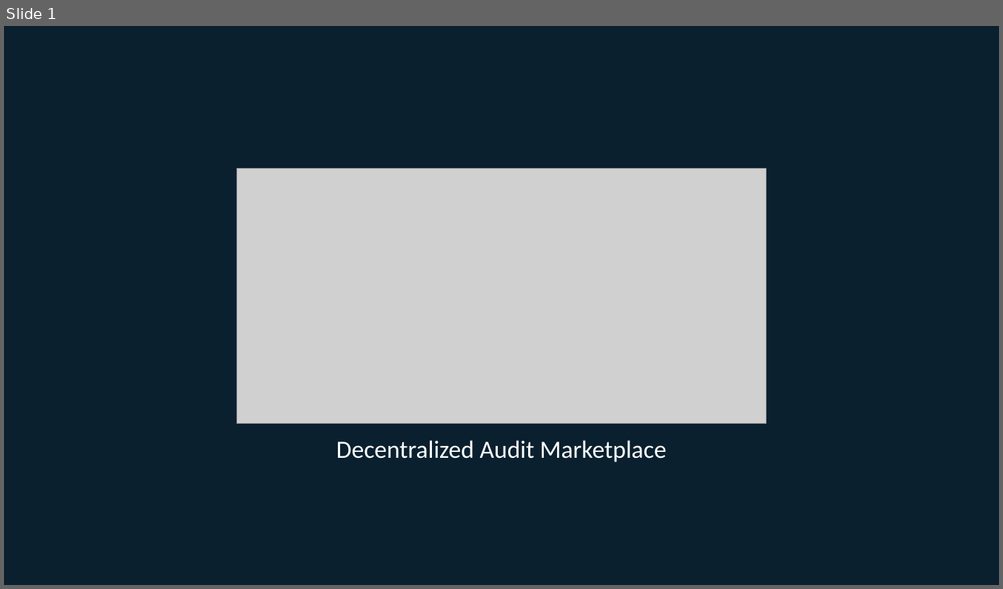
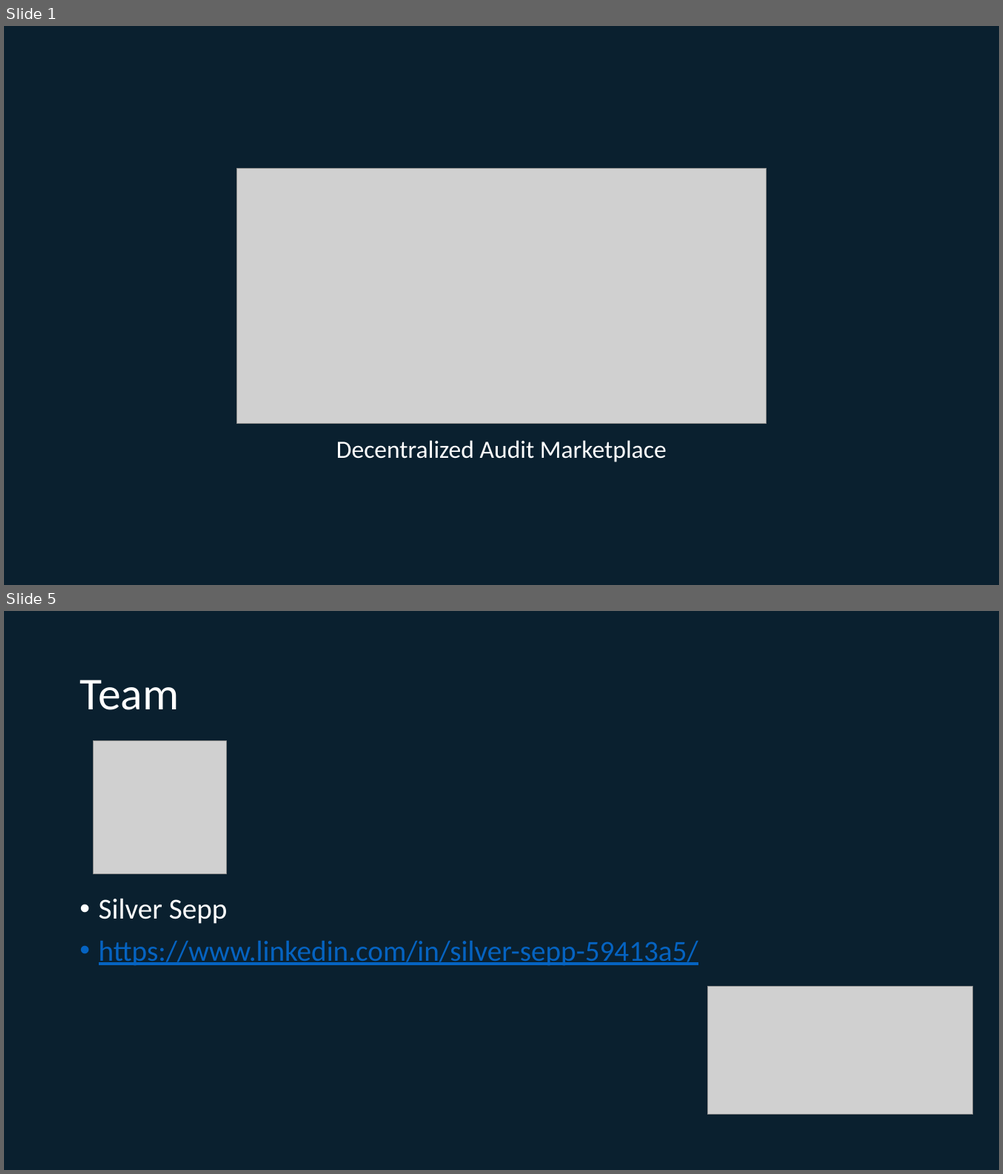
Before and after one commit to sgraphics/0xleague, a slide deck: Static/ProblemDescription.pptx. Shown one above the other, each under a label of ours: slide 1 before the commit, slides 1 and 5 after it; the slides between them are not shown. The pictures are 1003x589 and 1003x1174 pixels, drawn with LibreOffice and Linux fonts; fonts in the diff are those of the drawing; grey boxes stand for pictures. Boxes give left, top, right and bottom in pixels: in the first picture for what was removed or moved away, otherwise in the second. Text is boxed around its words. In the diff, an @@ line names an element or a change of style, - is before the commit and + after.

```diff
--- a/Static/ProblemDescription.pptx
+++ b/Static/ProblemDescription.pptx
@@ slide 5 added at bbox=[4, 611, 999, 1170], background #0A202F @@
@@ title added at bbox=[79, 680, 179, 710], 44 pt, text #FFFFFF @@
+Team
@@ picture added at bbox=[94, 741, 226, 874] @@
@@ text added at bbox=[99, 898, 698, 966], 28 pt, text #0563C1, underline @@
+• Silver Sepp
+• https://www.linkedin.com/in/silver-sepp-59413a5/
@@ picture added at bbox=[708, 987, 973, 1116] @@
```
Also in this commit, not shown: 2 slides changed, 2 other slides added, 1 other file.
